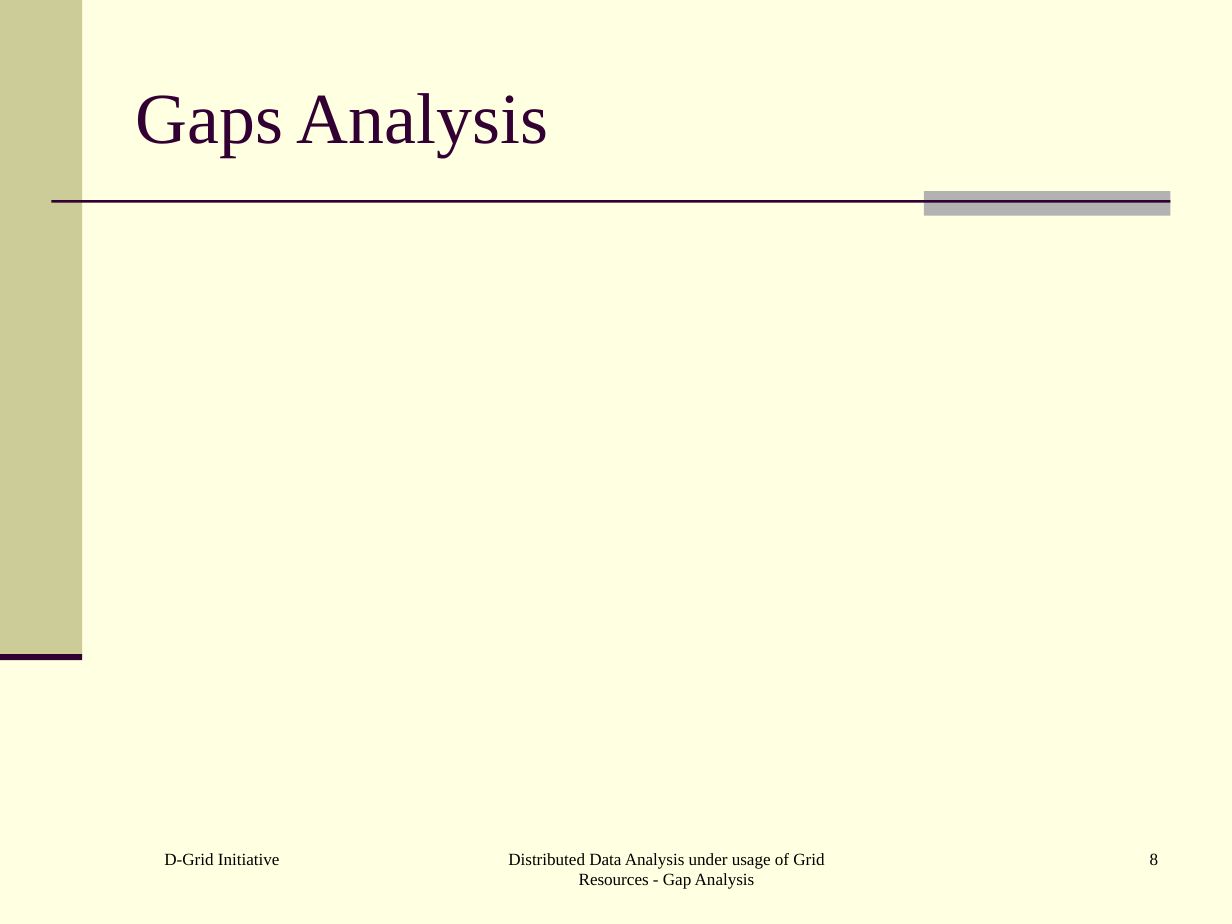
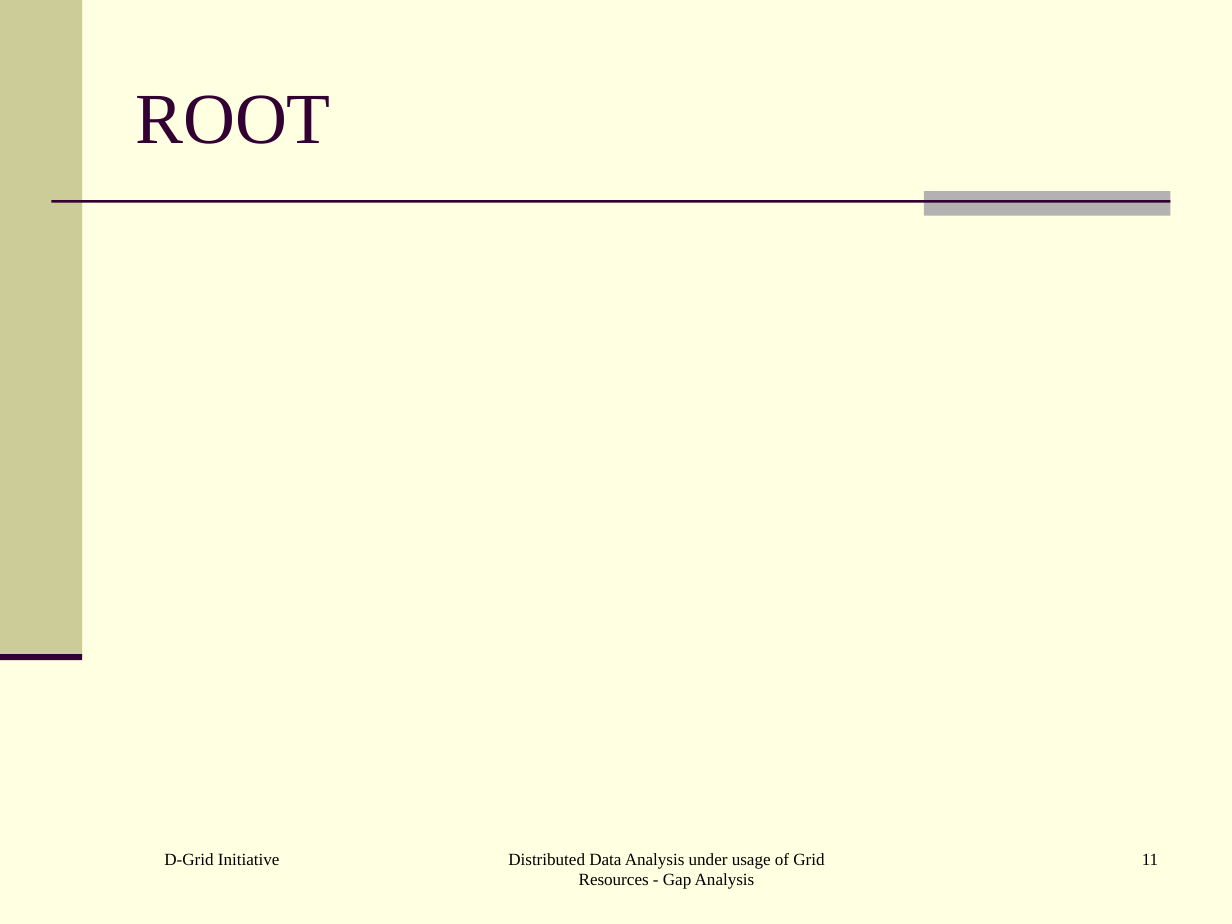
Before and after one commit to AnarManafov/PoDDocumentation, a slide deck: slide 11 of HEPCG-Workshops/2006-Nov/HEPCG-Workshops-2006-Nov.ppt (slide 8 before the commit). Drawn at 1232x924 pixels with LibreOffice and Linux fonts; fonts in the diff are those of the drawing. Boxes give left, top, right and bottom in pixels: in the first picture for what was removed or moved away, otherwise in the second. Text is boxed around its words. In the diff, an @@ line names an element or a change of style, - is before the commit and + after.

```diff
--- a/HEPCG-Workshops/2006-Nov/HEPCG-Workshops-2006-Nov.ppt
+++ b/HEPCG-Workshops/2006-Nov/HEPCG-Workshops-2006-Nov.ppt
@@ title at bbox=[135, 95, 331, 144]: text changed @@
-Gaps Analysis
+ROOT
@@ page number at bbox=[1142, 853, 1158, 865]: text changed @@
-8
+11
```
Also in this commit, not shown: 10 other slides changed, 2 slides added.
